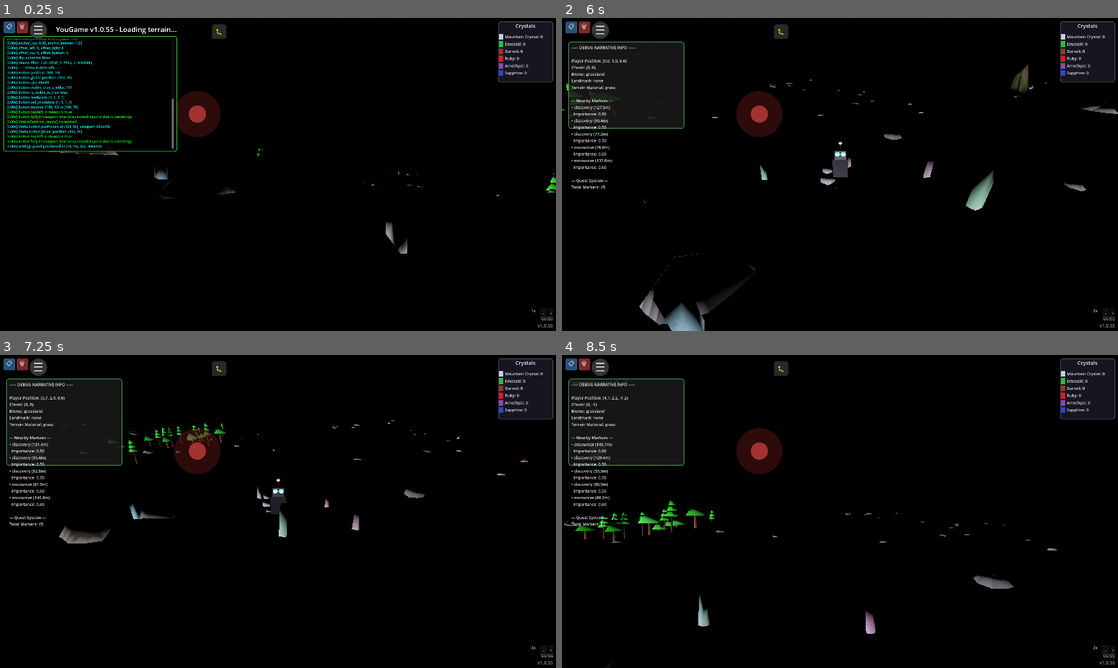
Above: before the commit, frames 1-4 (two rows, left to right).
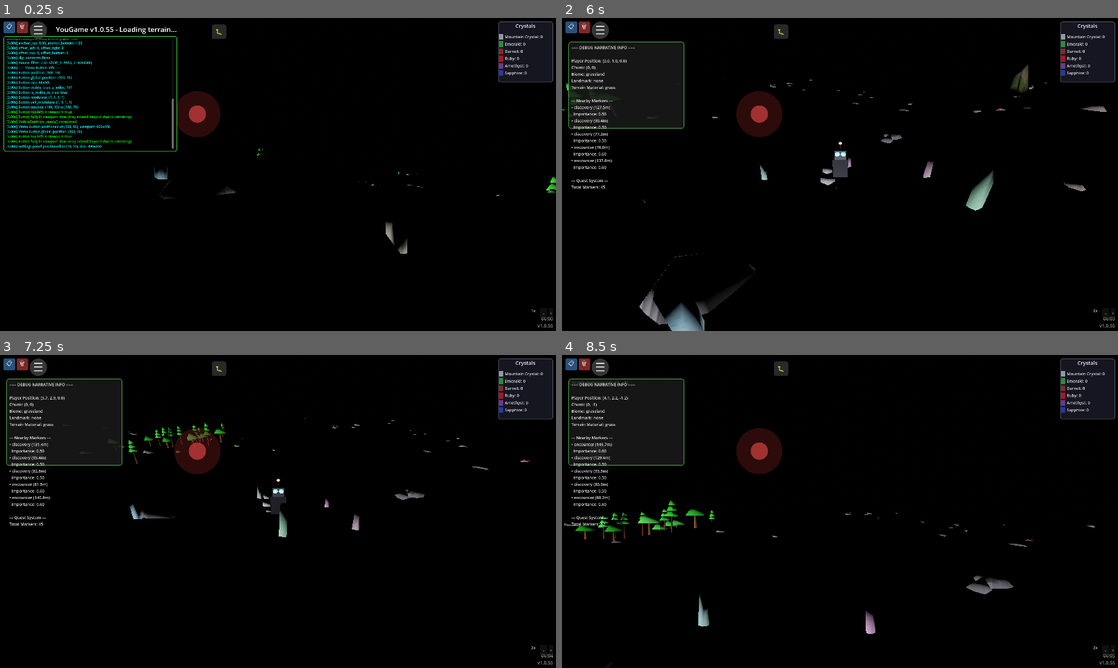
Above: after the commit, the same moments.

Repository: felix-dieterle/YouGame_godot4_public
Game: Godot game, scene res://scenes/main.tscn
Same seed, same stepped clock (60 frames per second), same inputs: the game is played once before the commit and once after it.
Inputs (mouse positions are in pixels of both pictures, inside the frame that each line leads up to):
- Up to frame 1 (0.25 s): no input
- Up to frame 2 (6 s): click "📋" at 0.5 s; click "🗑" at 1.25 s; click "-" at 2 s; click "+" at 2.75 s; click "☰" at 3.5 s; click "▶ Resume Game" at 4.25 s; click "🐛" at 5 s; tap Enter at 5.75 s; move the mouse to (962, 158) at 5.77 s; hold Right (ui_right) from 5.78 s (still down); hold V (toggle_camera_view) from 5.78 s (still down); click (962, 158) at 5.92 s
- Up to frame 3 (7.25 s): release Right (ui_right) at 6.5 s; release V (toggle_camera_view) at 6.5 s; drag from (166, 527) to (250, 574) at 6.52 s
- Up to frame 4 (8.5 s): move the mouse to (895, 442) at 7.27 s; hold Right (ui_right) 7.28-8 s; hold V (toggle_camera_view) 7.28-8 s; drag from (812, 574) to (673, 464) at 8.02 s

The runs differ from the first frame. In frame 1, 0.2% of the frame differs, in the area x 8-100%, y 5-53%; in frame 2, 0.2%; in frame 3, 0.5%, in the area x 10-96%, y 5-61%; in frame 4, 0.3%.

Commit message:
Implement crystal improvements: different shapes, more transparency, rock color matching, and hidden location preference
Co-authored-by: felix-dieterle <1490062+felix-dieterle@users.noreply.github.com>

Diff:
--- a/scripts/chunk.gd
+++ b/scripts/chunk.gd
@@ -56,9 +56,9 @@
 
 # Crystal placement constants
 const CRYSTAL_SEED_OFFSET = 54321  # Offset for crystal placement seed
-const CRYSTAL_SPAWN_CHANCE = 0.35  # 35% chance a rock will have crystals
+const CRYSTAL_SPAWN_CHANCE = 0.20  # 20% chance a rock will have crystals (reduced from 35%)
 const CRYSTALS_PER_ROCK_MIN = 1
-const CRYSTALS_PER_ROCK_MAX = 3
+const CRYSTALS_PER_ROCK_MAX = 2  # Reduced from 3 for rarer crystals
 
 # ============================================================================
 # STATE VARIABLES
@@ -710,8 +710,9 @@
                 continue
 
         # Create rock instance
+        var rock_seed = rng.randi()
         var rock_instance = MeshInstance3D.new()
-        rock_instance.mesh = ProceduralModels.create_rock_mesh(rng.randi())
+        rock_instance.mesh = ProceduralModels.create_rock_mesh(rock_seed)
         rock_instance.material_override = ProceduralModels.create_rock_material()
         rock_instance.position = Vector3(local_x, height, local_z)
         rock_instance.rotation.y = rng.randf_range(0, TAU)  # Random rotation
@@ -720,17 +721,42 @@
         rock_instance.rotation.z = rng.randf_range(-0.1, 0.1)
         rock_instance.cast_shadow = GeometryInstance3D.SHADOW_CASTING_SETTING_ON
 
+        # Store rock color index for crystal compatibility
+        var rock_rng = RandomNumberGenerator.new()
+        rock_rng.seed = rock_seed
+        var rock_color_index = rock_rng.randi() % ProceduralModels.ROCK_COLORS.size()
+        rock_instance.set_meta("rock_color_index", rock_color_index)
+
         add_child(rock_instance)
         placed_objects.append(rock_instance)
 
-        # Spawn crystals on this rock with a chance
-        _place_crystals_on_rock(rock_instance, rng)
+        # Spawn crystals on this rock with a chance (higher chance in hidden spots)
+        _place_crystals_on_rock(rock_instance, rng, height)
 
 ## Place crystals on a rock
-func _place_crystals_on_rock(rock_instance: MeshInstance3D, rng: RandomNumberGenerator) -> void:
+func _place_crystals_on_rock(rock_instance: MeshInstance3D, rng: RandomNumberGenerator, rock_height: float) -> void:
+    # Get average chunk height to determine if rock is in a hidden/lower location
+    var avg_height = 0.0
+    var sample_count = 0
+    for i in range(0, RESOLUTION, 4):
+        for j in range(0, RESOLUTION, 4):
+            avg_height += heightmap[j * RESOLUTION + i]
+            sample_count += 1
+    avg_height /= sample_count
+
+    # Increase spawn chance for rocks in lower/hidden locations
+    var spawn_chance = CRYSTAL_SPAWN_CHANCE
+    if rock_height < avg_height - 2.0:  # Rock is in a valley or lower area
+        spawn_chance *= 1.8  # 80% increase in spawn chance for hidden spots
+    elif rock_height < avg_height:  # Slightly below average
+        spawn_chance *= 1.3  # 30% increase
+
     # Check if this rock should have crystals
-    if rng.randf() > CRYSTAL_SPAWN_CHANCE:
+    if rng.randf() > spawn_chance:
         return
+
+    # Get rock color index for crystal type filtering
+    var rock_color_index = rock_instance.get_meta("rock_color_index", 0)
 
     # Determine how many crystals to place
     var crystal_count = rng.randi_range(CRYSTALS_PER_ROCK_MIN, CRYSTALS_PER_ROCK_MAX)
@@ -740,8 +766,8 @@
     var rock_scale = rock_instance.scale.x if rock_instance.scale else 1.0
 
     for i in range(crystal_count):
-        # Select random crystal type
-        var crystal_type = CrystalSystem.select_random_crystal_type(rng)
+        # Select random crystal type based on rock color
+        var crystal_type = CrystalSystem.select_random_crystal_type(rng, rock_color_index)
 
         # Random size variation
         var size_scale = rng.randf_range(0.8, 1.5)
--- a/scripts/crystal_system.gd
+++ b/scripts/crystal_system.gd
@@ -29,43 +29,63 @@
 		world_pos = pos
 		parent_rock = rock
 
+# Crystal shape enum for different geometric forms
+enum CrystalShape {
+	HEXAGONAL_PRISM,  # Classic hexagonal crystal
+	CUBIC,            # Cube-like crystal (e.g., for garnets)
+	ELONGATED_PRISM,  # Tall thin prism (e.g., for emeralds)
+	CLUSTER          # Multiple small points clustered together
+}
+
 # Crystal type configurations
 static var crystal_configs = {
 	CrystalType.MOUNTAIN_CRYSTAL: {
 		"name": "Mountain Crystal",
-		"color": Color(0.9, 0.95, 1.0, 0.85),  # Clear/white with transparency
+		"color": Color(0.9, 0.95, 1.0, 0.6),  # Clear/white with higher transparency
 		"spawn_chance": 0.35,  # 35% chance when crystal spawns
-		"growth_frequency": 0.4  # How often this type grows on rocks
+		"growth_frequency": 0.4,  # How often this type grows on rocks
+		"shape": CrystalShape.HEXAGONAL_PRISM,
+		"preferred_rock_colors": [0, 1]  # Light and medium gray rocks
 	},
 	CrystalType.EMERALD: {
 		"name": "Emerald",
-		"color": Color(0.2, 0.8, 0.3, 0.9),  # Green
+		"color": Color(0.2, 0.8, 0.3, 0.65),  # Green with more transparency
 		"spawn_chance": 0.25,  # 25% chance
-		"growth_frequency": 0.25
+		"growth_frequency": 0.25,
+		"shape": CrystalShape.ELONGATED_PRISM,
+		"preferred_rock_colors": [2]  # Brownish gray rocks
 	},
 	CrystalType.GARNET: {
 		"name": "Garnet",
-		"color": Color(0.7, 0.2, 0.2, 0.9),  # Dark red
+		"color": Color(0.7, 0.2, 0.2, 0.7),  # Dark red with more transparency
 		"spawn_chance": 0.20,  # 20% chance
-		"growth_frequency": 0.20
+		"growth_frequency": 0.20,
+		"shape": CrystalShape.CUBIC,
+		"preferred_rock_colors": [3]  # Dark brownish rocks
 	},
 	CrystalType.RUBY: {
 		"name": "Ruby",
-		"color": Color(0.9, 0.1, 0.15, 0.95),  # Bright red
+		"color": Color(0.9, 0.1, 0.15, 0.7),  # Bright red with more transparency
 		"spawn_chance": 0.08,  # 8% chance (rare)
-		"growth_frequency": 0.05
+		"growth_frequency": 0.05,
+		"shape": CrystalShape.HEXAGONAL_PRISM,
+		"preferred_rock_colors": [1, 3]  # Medium gray and dark brownish rocks
 	},
 	CrystalType.AMETHYST: {
 		"name": "Amethyst",
-		"color": Color(0.6, 0.3, 0.8, 0.9),  # Purple
+		"color": Color(0.6, 0.3, 0.8, 0.65),  # Purple with more transparency
 		"spawn_chance": 0.20,  # 20% chance
-		"growth_frequency": 0.18
+		"growth_frequency": 0.18,
+		"shape": CrystalShape.CLUSTER,
+		"preferred_rock_colors": [0, 2]  # Light gray and brownish gray rocks
 	},
 	CrystalType.SAPPHIRE: {
 		"name": "Sapphire",
-		"color": Color(0.15, 0.3, 0.85, 0.95),  # Deep blue
+		"color": Color(0.15, 0.3, 0.85, 0.7),  # Deep blue with more transparency
 		"spawn_chance": 0.07,  # 7% chance (rare)
-		"growth_frequency": 0.07
+		"growth_frequency": 0.07,
+		"shape": CrystalShape.ELONGATED_PRISM,
+		"preferred_rock_colors": [1, 2]  # Medium gray and brownish gray rocks
 	}
 }
 
@@ -85,28 +105,69 @@
 static func get_growth_frequency(type: CrystalType) -> float:
 	return crystal_configs[type]["growth_frequency"]
 
-## Select a random crystal type based on weighted probabilities
-static func select_random_crystal_type(rng: RandomNumberGenerator) -> CrystalType:
+## Get crystal shape for a crystal type
+static func get_crystal_shape(type: CrystalType) -> CrystalShape:
+	return crystal_configs[type]["shape"]
+
+## Get preferred rock colors for a crystal type
+static func get_preferred_rock_colors(type: CrystalType) -> Array:
+	return crystal_configs[type]["preferred_rock_colors"]
+
+## Check if crystal type can spawn on a given rock color index
+static func can_spawn_on_rock_color(type: CrystalType, rock_color_index: int) -> bool:
+	var preferred_colors = get_preferred_rock_colors(type)
+	return rock_color_index in preferred_colors
+
+## Select a random crystal type based on weighted probabilities and rock color
+static func select_random_crystal_type(rng: RandomNumberGenerator, rock_color_index: int = -1) -> CrystalType:
+	# If rock color is specified, filter types that can spawn on this rock
+	var valid_types = []
 	var total_weight = 0.0
+
 	for type in CrystalType.values():
-		total_weight += crystal_configs[type]["spawn_chance"]
+		# If no rock color specified or crystal can spawn on this rock color
+		if rock_color_index == -1 or can_spawn_on_rock_color(type, rock_color_index):
+			valid_types.append(type)
+			total_weight += crystal_configs[type]["spawn_chance"]
+
+	# If no valid types found (shouldn't happen), use all types
+	if valid_types.is_empty():
+		valid_types = CrystalType.values()
+		total_weight = 0.0
+		for type in valid_types:
+			total_weight += crystal_configs[type]["spawn_chance"]
 
 	var rand_value = rng.randf() * total_weight
 	var current_weight = 0.0
 
-	for type in CrystalType.values():
+	for type in valid_types:
 		current_weight += crystal_configs[type]["spawn_chance"]
 		if rand_value <= current_weight:
 			return type
 
-	# Fallback to mountain crystal
-	return CrystalType.MOUNTAIN_CRYSTAL
-
-## Create a crystal mesh (hexagonal prism shape)
+	# Fallback to first valid type
+	return valid_types[0]
+
+## Create a crystal mesh with shape based on crystal type
 static func create_crystal_mesh(type: CrystalType, size_scale: float, seed_val: int = 0) -> ArrayMesh:
+	var shape = get_crystal_shape(type)
 	var rng = RandomNumberGenerator.new()
 	rng.seed = seed_val
 
+	match shape:
+		CrystalShape.HEXAGONAL_PRISM:
+			return _create_hexagonal_crystal(type, size_scale, rng)
+		CrystalShape.CUBIC:
+			return _create_cubic_crystal(type, size_scale, rng)
+		CrystalShape.ELONGATED_PRISM:
+			return _create_elongated_crystal(type, size_scale, rng)
+		CrystalShape.CLUSTER:
+			return _create_cluster_crystal(type, size_scale, rng)
+		_:
+			return _create_hexagonal_crystal(type, size_scale, rng)
+
+## Create a hexagonal prism crystal (original shape)
+static func _create_hexagonal_crystal(type: CrystalType, size_scale: float, rng: RandomNumberGenerator) -> ArrayMesh:
 	var surface_tool = SurfaceTool.new()
 	surface_tool.begin(Mesh.PRIMITIVE_TRIANGLES)
 
@@ -188,6 +249,188 @@
 		surface_tool.add_vertex(top_verts[i])
 		surface_tool.add_vertex(top_verts[next_i])
 		surface_tool.add_vertex(apex)
+
+	surface_tool.generate_normals()
+	return surface_tool.commit()
+
+## Create a cubic crystal (for garnets)
+static func _create_cubic_crystal(type: CrystalType, size_scale: float, rng: RandomNumberGenerator) -> ArrayMesh:
+	var surface_tool = SurfaceTool.new()
+	surface_tool.begin(Mesh.PRIMITIVE_TRIANGLES)
+
+	var size = 0.2 * size_scale
+	var color = get_crystal_color(type)
+
+	# Define cube vertices (slightly irregular for natural look)
+	var verts = [
+		Vector3(-size, 0, -size), Vector3(size, 0, -size),
+		Vector3(size, 0, size), Vector3(-size, 0, size),
+		Vector3(-size * 0.9, size * 1.5, -size * 0.9), Vector3(size * 0.9, size * 1.5, -size * 0.9),
+		Vector3(size * 0.9, size * 1.5, size * 0.9), Vector3(-size * 0.9, size * 1.5, size * 0.9)
+	]
+
+	# Cube faces (6 faces, 2 triangles each)
+	var faces = [
+		[0, 1, 5, 4], [1, 2, 6, 5], [2, 3, 7, 6],  # Bottom ring
+		[3, 0, 4, 7], [4, 5, 6, 7], [0, 3, 2, 1]   # Top and bottom
+	]
+
+	for face in faces:
+		var brightness = rng.randf_range(0.85, 1.0)
+		var facet_color = Color(
+			color.r * brightness,
+			color.g * brightness,
+			color.b * brightness,
+			color.a
+		)
+
+		surface_tool.set_color(facet_color)
+		surface_tool.add_vertex(verts[face[0]])
+		surface_tool.add_vertex(verts[face[1]])
+		surface_tool.add_vertex(verts[face[2]])
+
+		surface_tool.set_color(facet_color)
+		surface_tool.add_vertex(verts[face[0]])
+		surface_tool.add_vertex(verts[face[2]])
+		surface_tool.add_vertex(verts[face[3]])
+
+	surface_tool.generate_normals()
+	return surface_tool.commit()
+
+## Create an elongated prism crystal (for emeralds and sapphires)
+static func _create_elongated_crystal(type: CrystalType, size_scale: float, rng: RandomNumberGenerator) -> ArrayMesh:
+	var surface_tool = SurfaceTool.new()
+	surface_tool.begin(Mesh.PRIMITIVE_TRIANGLES)
+
+	var base_radius = 0.1 * size_scale
+	var height = rng.randf_range(0.6, 1.0) * size_scale
+	var segments = 6
+
+	var color = get_crystal_color(type)
+	var angle_step = TAU / segments
+
+	# Bottom vertices
+	var bottom_verts = []
+	for i in range(segments):
+		var angle = i * angle_step
+		var x = cos(angle) * base_radius
+		var z = sin(angle) * base_radius
+		bottom_verts.append(Vector3(x, 0, z))
+
+	# Top is very narrow (long thin crystal)
+	var top_radius = base_radius * 0.2
+	var top_verts = []
+	for i in range(segments):
+		var angle = i * angle_step + (angle_step * 0.3)
+		var x = cos(angle) * top_radius
+		var z = sin(angle) * top_radius
+		top_verts.append(Vector3(x, height, z))
+
+	# Apex point even higher
+	var apex = Vector3(0, height * 1.4, 0)
+
+	# Bottom faces
+	var bottom_center = Vector3.ZERO
+	for i in range(segments):
+		var next_i = (i + 1) % segments
+		surface_tool.set_color(color * 0.8)
+		surface_tool.add_vertex(bottom_center)
+		surface_tool.add_vertex(bottom_verts[next_i])
+		surface_tool.add_vertex(bottom_verts[i])
+
+	# Side faces
+	for i in range(segments):
+		var next_i = (i + 1) % segments
+		var brightness = rng.randf_range(0.9, 1.0)
+		var facet_color = Color(
+			color.r * brightness,
+			color.g * brightness,
+			color.b * brightness,
+			color.a
+		)
+
+		surface_tool.set_color(facet_color)
+		surface_tool.add_vertex(bottom_verts[i])
+		surface_tool.add_vertex(bottom_verts[next_i])
+		surface_tool.add_vertex(top_verts[i])
+
+		surface_tool.set_color(facet_color)
+		surface_tool.add_vertex(bottom_verts[next_i])
+		surface_tool.add_vertex(top_verts[next_i])
+		surface_tool.add_vertex(top_verts[i])
+
+	# Top pyramid faces
+	for i in range(segments):
+		var next_i = (i + 1) % segments
+		var brightness = rng.randf_range(0.95, 1.0)
+		var facet_color = Color(
+			color.r * brightness,
+			color.g * brightness,
+			color.b * brightness,
+			color.a
+		)
+
+		surface_tool.set_color(facet_color)
+		surface_tool.add_vertex(top_verts[i])
+		surface_tool.add_vertex(top_verts[next_i])
+		surface_tool.add_vertex(apex)
+
+	surface_tool.generate_normals()
+	return surface_tool.commit()
+
+## Create a cluster crystal (multiple small points for amethysts)
+static func _create_cluster_crystal(type: CrystalType, size_scale: float, rng: RandomNumberGenerator) -> ArrayMesh:
+	var surface_tool = SurfaceTool.new()
+	surface_tool.begin(Mesh.PRIMITIVE_TRIANGLES)
+
+	var color = get_crystal_color(type)
+	var cluster_count = rng.randi_range(3, 5)
+
+	# Create multiple small crystal points in a cluster
+	for c in range(cluster_count):
+		var offset_x = rng.randf_range(-0.08, 0.08) * size_scale
+		var offset_z = rng.randf_range(-0.08, 0.08) * size_scale
+		var point_height = rng.randf_range(0.3, 0.5) * size_scale
+		var base_radius = 0.06 * size_scale
+		var segments = 4  # Simple pyramid shape
+
+		var angle_step = TAU / segments
+
+		# Base vertices
+		var base_verts = []
+		for i in range(segments):
+			var angle = i * angle_step + rng.randf_range(-0.1, 0.1)
+			var x = cos(angle) * base_radius + offset_x
+			var z = sin(angle) * base_radius + offset_z
+			base_verts.append(Vector3(x, 0, z))
+
+		# Apex of this point
+		var apex = Vector3(offset_x, point_height, offset_z)
+
+		# Create pyramid faces
+		for i in range(segments):
+			var next_i = (i + 1) % segments
+			var brightness = rng.randf_range(0.85, 1.0)
+			var facet_color = Color(
+				color.r * brightness,
+				color.g * brightness,
+				color.b * brightness,
+				color.a
+			)
+
+			surface_tool.set_color(facet_color)
+			surface_tool.add_vertex(base_verts[i])
+			surface_tool.add_vertex(base_verts[next_i])
+			surface_tool.add_vertex(apex)
+
+		# Base
+		var base_center = Vector3(offset_x, 0, offset_z)
+		for i in range(segments):
+			var next_i = (i + 1) % segments
+			surface_tool.set_color(color * 0.7)
+			surface_tool.add_vertex(base_center)
+			surface_tool.add_vertex(base_verts[next_i])
+			surface_tool.add_vertex(base_verts[i])
 
 	surface_tool.generate_normals()
 	return surface_tool.commit()
